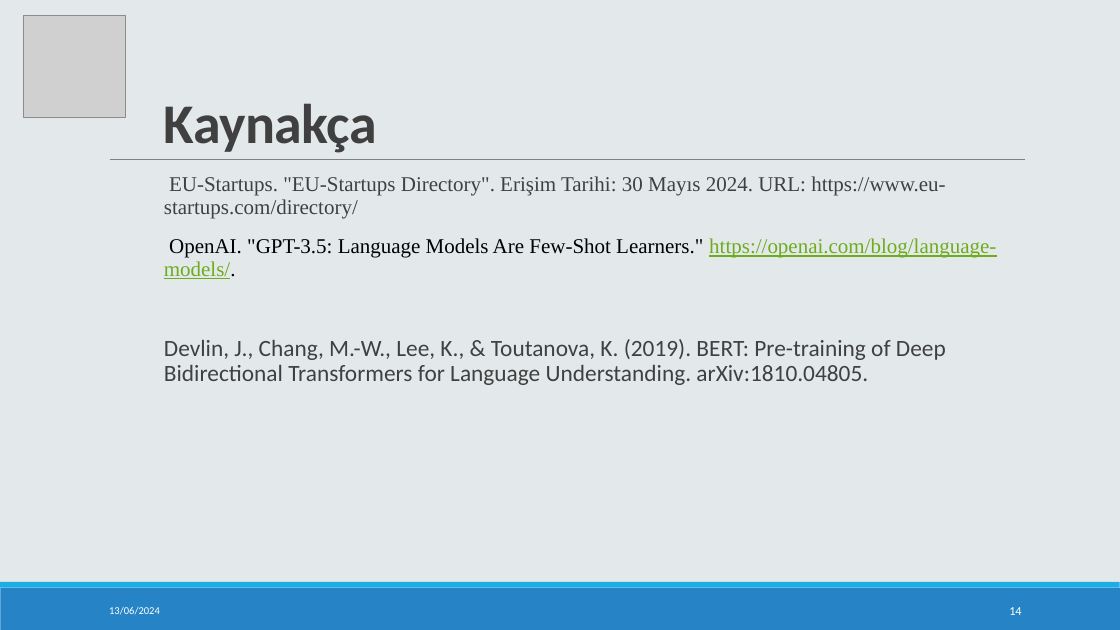
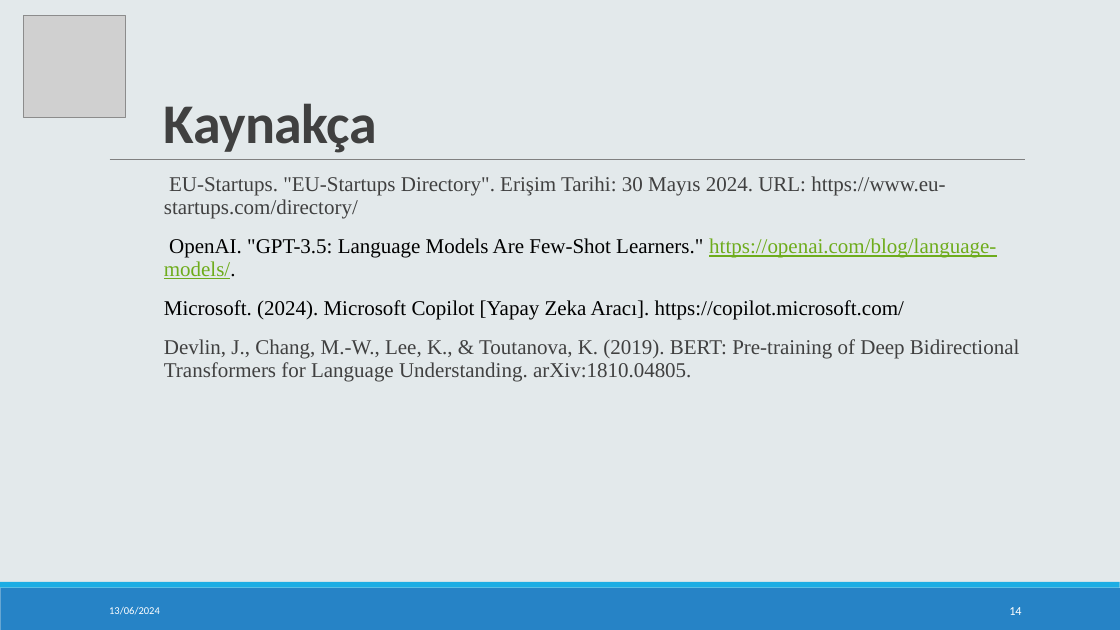
Before and after one commit to hmyrcmn/bitirme, a slide deck: slide 14 of 19360859053_HumeyraCimen_BitirmeSunum.pptx. Drawn at 1120x630 pixels with LibreOffice and Linux fonts; fonts in the diff are those of the drawing; grey boxes stand for pictures. Boxes give left, top, right and bottom in pixels: in the first picture for what was removed or moved away, otherwise in the second. Text is boxed around its words. In the diff, an @@ line names an element or a change of style, - is before the commit and + after.

```diff
--- a/19360859053_HumeyraCimen_BitirmeSunum.pptx
+++ b/19360859053_HumeyraCimen_BitirmeSunum.pptx
@@ text at (164,300,904,320): paragraph added @@
+  Microsoft. (2024). Microsoft Copilot [Yapay Zeka Aracı]. https://copilot.microsoft.com/
@@ text at (164,339,1019,381): size 20 to 18 pt, font Calibri to Times New Roman in "Devlin, J., Chang, M.-W., Lee, K., & ..." @@
```
Also in this commit, not shown: 1 other slide changed, 1 other file.
